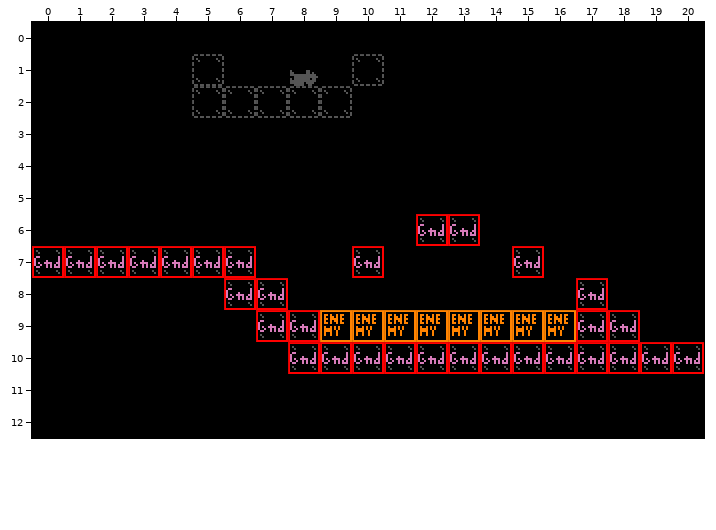
Two versions of a level (Tiled map, levels/0A04.tmx). The picture above was drawn from the file before the commit.
Cells are 16x16 px. Shown: x 0..20, y 0..12.
Now the later version:
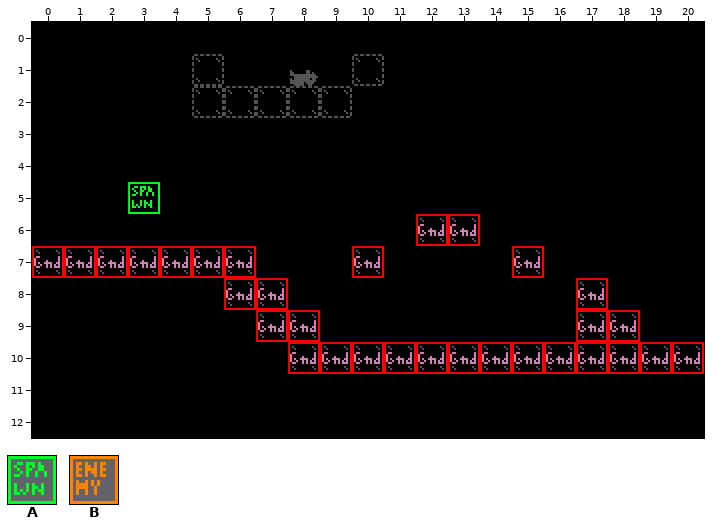
Key: from "obj_layer": A 2, B 5.
_ is an empty cell, . an unchanged one.
The exact change:
--- layer "col"
@@ x 3..3 @@
- 5 _
+ 5 A
@@ x 9..16 @@
- 9 BBBBBBBB
+ 9 ________
